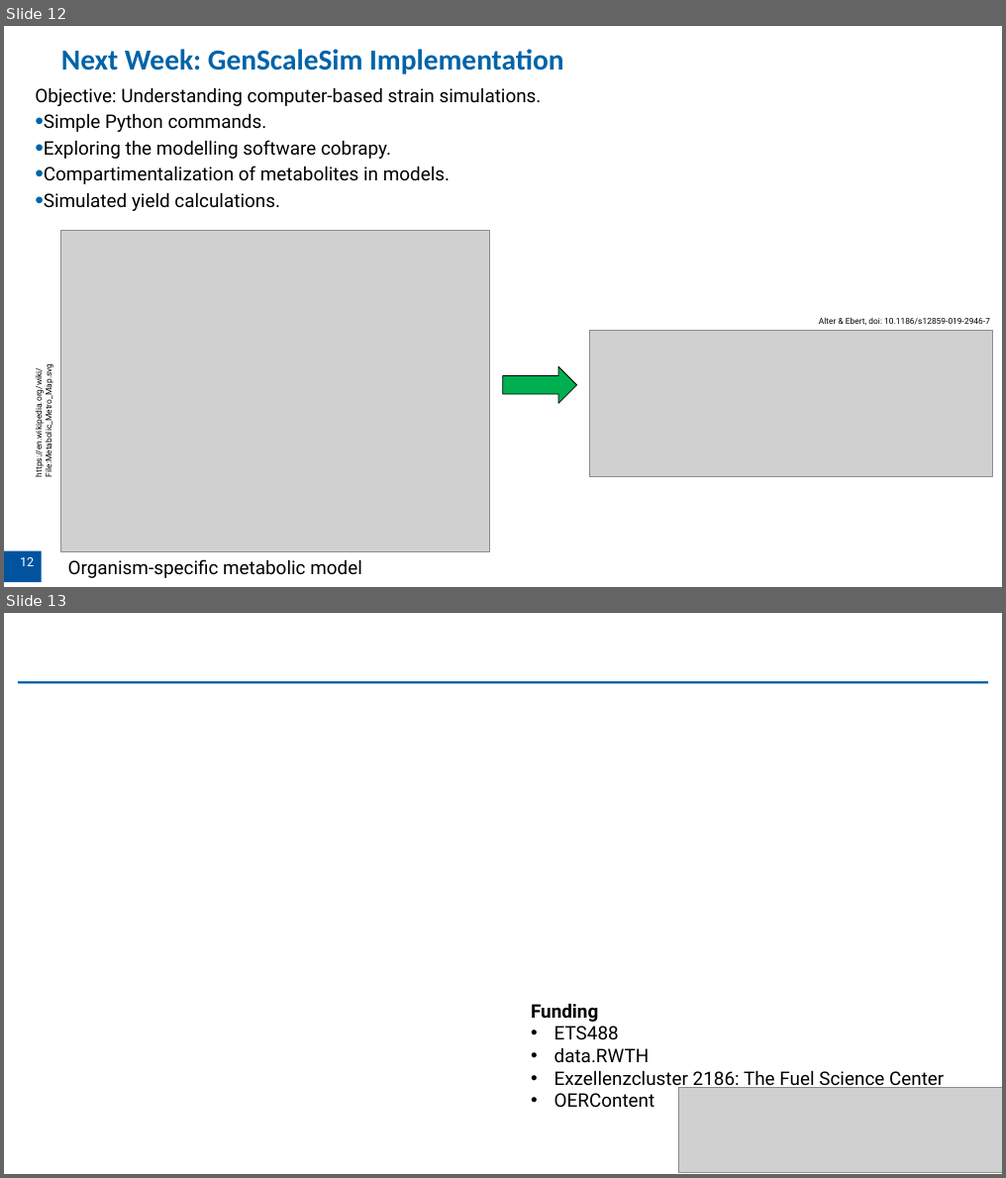
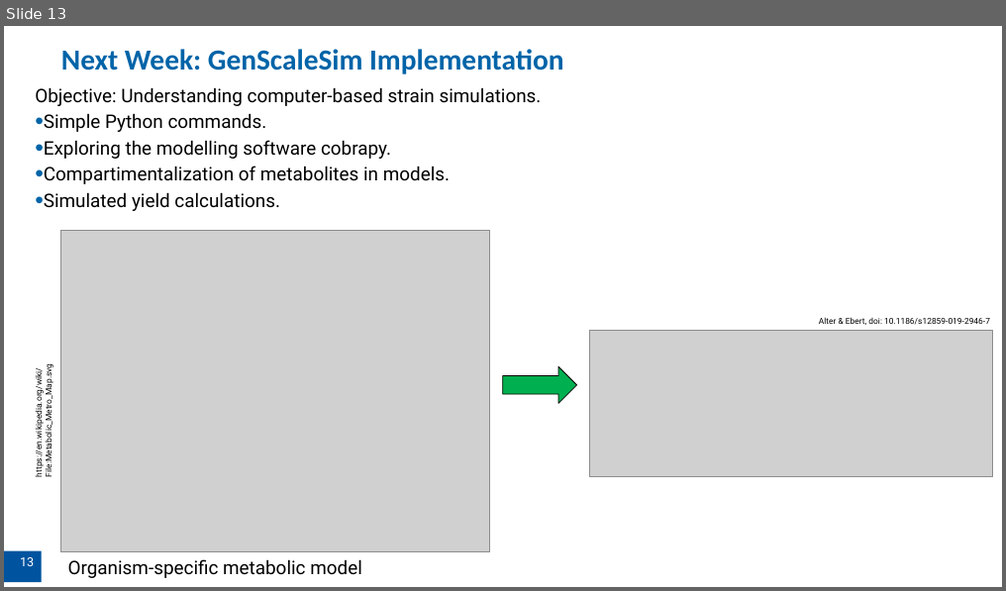
Before and after one commit to uliebal/RecExpSim, a slide deck: Resources/BioLabSim_RWTH.pptx. Shown one above the other, each under a label of ours: slides 12 and 13 before the commit, slide 13 after it. The pictures are 1006x1178 and 1006x591 pixels, drawn with LibreOffice and Linux fonts; fonts in the diff are those of the drawing; grey boxes stand for pictures; background and template pictures are left out. Boxes give left, top, right and bottom in pixels: in the first picture for what was removed or moved away, otherwise in the second. Text is boxed around its words. In the diff, an @@ line names an element or a change of style, - is before the commit and + after.

```diff
--- a/Resources/BioLabSim_RWTH.pptx
+++ b/Resources/BioLabSim_RWTH.pptx
@@ slide 13 removed at <box>4,613,1002,1174</box>, background #FFFFFF @@
@@ line removed from (18, 682) to (988, 682) @@
@@ text removed at <box>531,1003,944,1108</box> @@
-Funding
-• ETS488
-• data.RWTH
-• Exzellenzcluster 2186: The Fuel Science Center
-• OERContent
@@ picture removed at <box>678,1087,1002,1172</box> @@
@@ what was slide 12 is now slide 13 @@
@@ page number at <box>20,558,34,567</box>: text changed @@
-12
+13
```
Also in this commit, not shown: 1 slide changed, 1 slide added.
